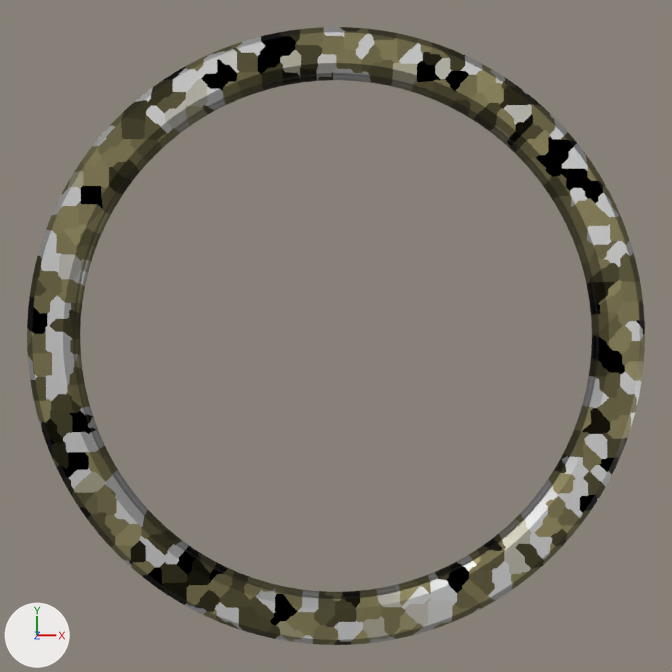
The Blender file misc/scripts/bin/token-border.blend as it was, and as the next commit left it.
One viewpoint serves both versions: the file's camera 'Camera'. The lights are fixed; the arrows at lower left show +X, +Y and +Z. The same objects are shown in both versions, whatever each file hides.

Objects in the first picture: 'Circle', 'Ring Frame'.
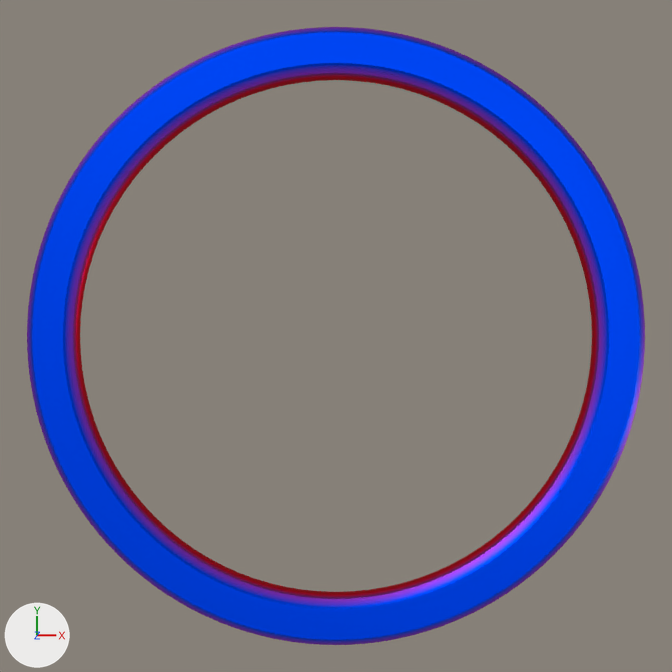
Edits to the bpy script that builds the scene:
```text
Change mat_border:
    remove # nodes: BsdfPrincipled, Mapping, OutputMaterial, TexCoord, TexVoronoi, ValToRGB
    remove # colours: black #000000, brown #6b6547, yellow #938c64, light grey #c9c9c9
    nodes: BsdfPrincipled, MapRange, Mapping, OutputMaterial, SeparateXYZ, TexCoord, ValToRGB
    colours: red #ff0021, blue #0049ff
```

Location of each change, (x1, y1, x2, y2) in pixels of the pictures (672 x 672 px):
'Circle', surface changed
    both: (27, 27, 645, 645)
'Ring Frame', surface changed
    both: (76, 76, 596, 596)
